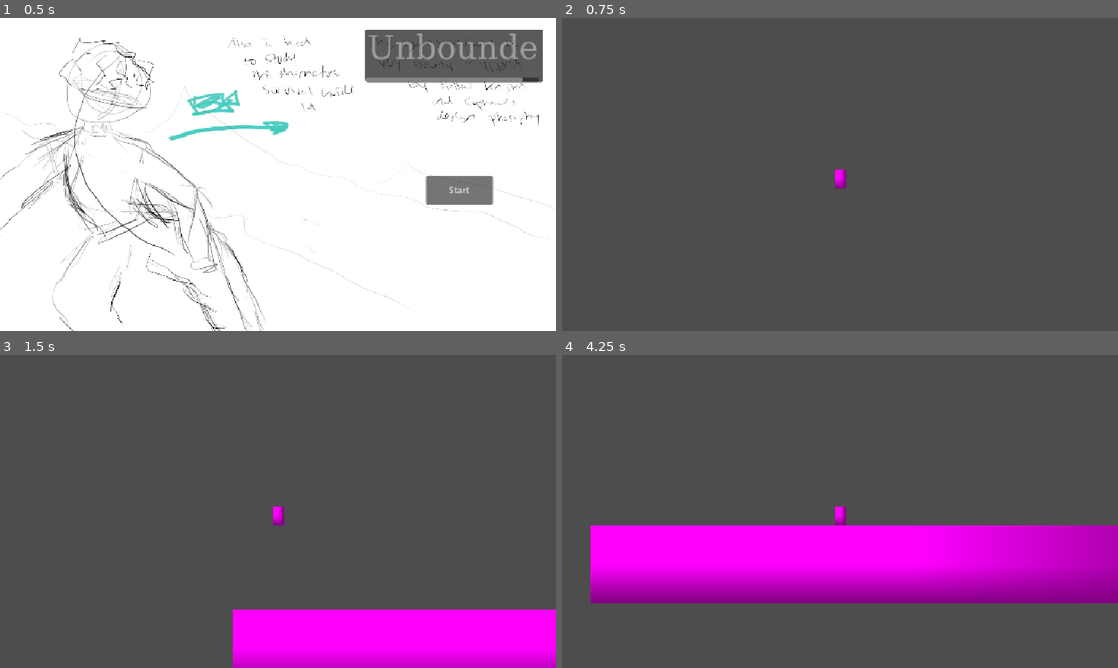
Above: before the commit, frames 1-4 (two rows, left to right).
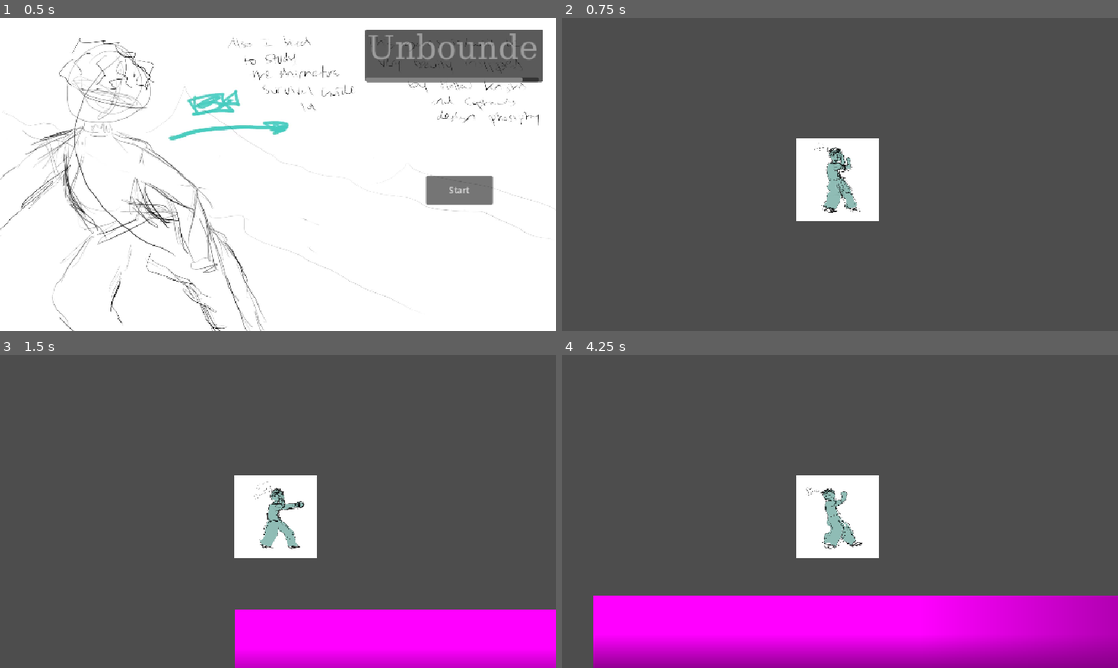
Above: after the commit, the same moments.

Repository: TheDiamondAce/Unbounded
Game: Godot game, scene res://Scene/GameMenu.tscn
Same seed, same stepped clock (60 frames per second), same inputs: the game is played once before the commit and once after it. Video files are missing from this copy of the repository; at most half a second of black plays in their place.
Inputs (mouse positions are in pixels of both pictures, inside the frame that each line leads up to):
- Up to frame 1 (0.5 s): no input
- Up to frame 2 (0.75 s): click "Start" at 0.5 s
- Up to frame 3 (1.5 s): tap Enter (ui_accept) at 1.25, 1.35 s; move the mouse to (400, 495) at 1.27 s; press the mouse at (400, 495) at 1.28 s; hold Right (ui_right) from 1.28 s (still down)
- Up to frame 4 (4.25 s): tap W (jump, bound only after the commit) at 1.52, 1.82, 2.27, 2.57, 3.77, 3.8, 4.07 s; move the mouse to (728, 527) at 2.02 s; release the mouse at (728, 527) at 2.03 s; click (728, 527) at 2.1 s; tap Down (duck, bound only after the commit) at 2.3 s; move the mouse to (895, 442) at 2.77 s; release Right (ui_right) at 2.78 s; hold Left (ui_left) 2.78-3.53 s; hold Down (duck, bound only after the commit) 2.78-3.53 s; tap Up (weave, bound only after the commit) at 3.05, 3.6 s; move the mouse to (812, 574) at 3.52 s; hold Right (ui_right) from 3.53 s (still down)

Frame 1 is identical in both runs. In frame 2, 3.9% of the frame differs, in the area x 42-57%, y 38-65%; in frame 3, 4.0%; in frame 4, 45%, in the area x 5-100%, y 38-100%.

Commit message:
made fighting controls; added animations
This version has the animations for the basic fighting controls. It is a rough draft so it looks really bad as of now but it will be better soon. Need to optimize and add more animations and also add color.

Diff:
--- a/Scene/Level_0.tscn
+++ b/Scene/Level_0.tscn
@@ -1,11 +1,10 @@
 [gd_scene load_steps=6 format=3 uid="uid://c3tn0c3rftvgt"]
 
 [ext_resource type="Script" uid="uid://g2xgxeb670ri" path="res://Script/PlayerController.gd" id="1_3l2fi"]
+[ext_resource type="SpriteFrames" uid="uid://7edxy6uay8ty" path="res://Scene/MC_Anim.tres" id="2_p6jvd"]
 
 [sub_resource type="RectangleShape2D" id="RectangleShape2D_p6jvd"]
-size = Vector2(20, 35)
-
-[sub_resource type="PlaceholderTexture2D" id="PlaceholderTexture2D_3l2fi"]
+size = Vector2(46, 120)
 
 [sub_resource type="RectangleShape2D" id="RectangleShape2D_vm4wn"]
 size = Vector2(1202.5, 141)
@@ -19,14 +18,15 @@
 
 [node name="Camera2D" type="Camera2D" parent="Rai"]
 
+[node name="Rai_Animation" type="AnimatedSprite2D" parent="Rai"]
+position = Vector2(-5, 9)
+scale = Vector2(0.15, 0.15)
+sprite_frames = ExtResource("2_p6jvd")
+animation = &"duck"
+
 [node name="temp" type="CollisionShape2D" parent="Rai"]
-position = Vector2(0, 7.5)
+position = Vector2(-5, 9)
 shape = SubResource("RectangleShape2D_p6jvd")
-
-[node name="Sprite2D" type="Sprite2D" parent="Rai/temp"]
-position = Vector2(0.125, 1.90735e-06)
-scale = Vector2(19.75, 35)
-texture = SubResource("PlaceholderTexture2D_3l2fi")
 
 [node name="StaticBody2D" type="StaticBody2D" parent="."]
 
--- /dev/null
+++ b/Scene/MC_Anim.tres
@@ -0,0 +1,59 @@
+[gd_resource type="SpriteFrames" load_steps=7 format=3 uid="uid://7edxy6uay8ty"]
+
+[ext_resource type="Texture2D" uid="uid://ddeb61mn6ss60" path="res://Rai/Rai_Duck_Left.png" id="1_woupi"]
+[ext_resource type="Texture2D" uid="uid://l4i6k4oty3ov" path="res://Rai/Rai_Hook.png" id="2_mpqvv"]
+[ext_resource type="Texture2D" uid="uid://b0ktsceic86gg" path="res://Rai/Rai_Idle_Fighting.png" id="3_hj8ti"]
+[ext_resource type="Texture2D" uid="uid://o6e1345kow81" path="res://Rai/Untitled_Artwork 3.png" id="4_wpk2c"]
+[ext_resource type="Texture2D" uid="uid://dty5t2uruli61" path="res://Rai/Rai_Straight_Punch.png" id="5_m1iy8"]
+[ext_resource type="Texture2D" uid="uid://b3pnkfb060y03" path="res://Rai/Rai_Weave 3.png" id="6_qful5"]
+
+[resource]
+animations = [{
+"frames": [{
+"duration": 1.5,
+"texture": ExtResource("1_woupi")
+}],
+"loop": true,
+"name": &"duck",
+"speed": 1.0
+}, {
+"frames": [{
+"duration": 4.0,
+"texture": ExtResource("2_mpqvv")
+}],
+"loop": true,
+"name": &"hook",
+"speed": 1.0
+}, {
+"frames": [{
+"duration": 1.0,
+"texture": ExtResource("3_hj8ti")
+}],
+"loop": true,
+"name": &"idle",
+"speed": 5.0
+}, {
+"frames": [{
+"duration": 2.0,
+"texture": ExtResource("4_wpk2c")
+}],
+"loop": true,
+"name": &"kick",
+"speed": 1.0
+}, {
+"frames": [{
+"duration": 1.0,
+"texture": ExtResource("5_m1iy8")
+}],
+"loop": true,
+"name": &"punch",
+"speed": 1.0
+}, {
+"frames": [{
+"duration": 1.5,
+"texture": ExtResource("6_qful5")
+}],
+"loop": true,
+"name": &"weave",
+"speed": 5.0
+}]
--- a/Script/PlayerController.gd
+++ b/Script/PlayerController.gd
@@ -3,6 +3,7 @@
 
 const SPEED = 300.0
 const JUMP_VELOCITY = -400.0
+@onready var animSprite = $Rai_Animation
 
 
 func _physics_process(delta: float) -> void:
@@ -10,9 +11,12 @@
 	if not is_on_floor():
 		velocity += get_gravity() * delta
 
+	_animation()
+
 	# Handle jump.
-	if Input.is_action_just_pressed("ui_accept") and is_on_floor():
+	if Input.is_action_just_pressed("jump") and is_on_floor():
 		velocity.y = JUMP_VELOCITY
+
 
 	# Get the input direction and handle the movement/deceleration.
 	# As good practice, you should replace UI actions with custom gameplay actions.
@@ -22,4 +26,21 @@
 	else:
 		velocity.x = move_toward(velocity.x, 0, SPEED)
 
+
+func _animation() -> void:
+	if Input.is_action_pressed("duck") and is_on_floor():
+		animSprite.play("duck")
+	if Input.is_action_just_pressed("attack"):
+		animSprite.play("punch")
+	if Input.is_action_pressed("attack") && Input.is_action_pressed("duck"):
+		animSprite.play("hook")
+	if Input.is_action_pressed("weave"):
+		animSprite.play("weave")
+
+	if Input.is_action_pressed("attack") && Input.is_action_pressed("weave"):
+		animSprite.play("kick")
+	if !Input.is_anything_pressed():
+		animSprite.play("idle")
+
+
 	move_and_slide()
--- a/Script/StartScreen.gd
+++ b/Script/StartScreen.gd
@@ -15,7 +15,9 @@
 
 # Called every frame. 'delta' is the elapsed time since the previous frame.
 func _process(delta: float) -> void:
-	pass
+		if Input.is_action_just_pressed("ui_accept"):
+			get_tree().change_scene_to_packed(level0)
+		pass
 
 
 func _on_button_pressed() -> void:
@@ -28,6 +30,7 @@
 	pass # Replace with function body.
 
 
+
 func _on_finished() -> void:
 	get_tree().change_scene_to_packed(level0)
 	pass # Replace with function body.
--- a/project.godot
+++ b/project.godot
@@ -29,6 +29,79 @@
 
 enabled=PackedStringArray("res://addons/godot_super-wakatime/plugin.cfg")
 
+[input]
+
+ui_left={
+"deadzone": 0.5,
+"events": [Object(InputEventKey,"resource_local_to_scene":false,"resource_name":"","device":0,"window_id":0,"alt_pressed":false,"shift_pressed":false,"ctrl_pressed":false,"meta_pressed":false,"pressed":false,"keycode":4194319,"physical_keycode":0,"key_label":0,"unicode":0,"location":0,"echo":false,"script":null)
+, Object(InputEventJoypadButton,"resource_local_to_scene":false,"resource_name":"","device":0,"button_index":13,"pressure":0.0,"pressed":false,"script":null)
+, Object(InputEventJoypadMotion,"resource_local_to_scene":false,"resource_name":"","device":0,"axis":0,"axis_value":-1.0,"script":null)
+, Object(InputEventKey,"resource_local_to_scene":false,"resource_name":"","device":-1,"window_id":0,"alt_pressed":false,"shift_pressed":false,"ctrl_pressed":false,"meta_pressed":false,"pressed":false,"keycode":0,"physical_keycode":65,"key_label":0,"unicode":97,"location":0,"echo":false,"script":null)
+]
+}
+ui_right={
+"deadzone": 0.5,
+"events": [Object(InputEventKey,"resource_local_to_scene":false,"resource_name":"","device":0,"window_id":0,"alt_pressed":false,"shift_pressed":false,"ctrl_pressed":false,"meta_pressed":false,"pressed":false,"keycode":4194321,"physical_keycode":0,"key_label":0,"unicode":0,"location":0,"echo":false,"script":null)
+, Object(InputEventJoypadButton,"resource_local_to_scene":false,"resource_name":"","device":0,"button_index":14,"pressure":0.0,"pressed":false,"script":null)
+, Object(InputEventJoypadMotion,"resource_local_to_scene":false,"resource_name":"","device":0,"axis":0,"axis_value":1.0,"script":null)
+, Object(InputEventKey,"resource_local_to_scene":false,"resource_name":"","device":-1,"window_id":0,"alt_pressed":false,"shift_pressed":false,"ctrl_pressed":false,"meta_pressed":false,"pressed":false,"keycode":0,"physical_keycode":68,"key_label":0,"unicode":100,"location":0,"echo":false,"script":null)
+]
+}
+ui_up={
+"deadzone": 0.5,
+"events": [Object(InputEventKey,"resource_local_to_scene":false,"resource_name":"","device":0,"window_id":0,"alt_pressed":false,"shift_pressed":false,"ctrl_pressed":false,"meta_pressed":false,"pressed":false,"keycode":4194320,"physical_keycode":0,"key_label":0,"unicode":0,"location":0,"echo":false,"script":null)
+, Object(InputEventJoypadButton,"resource_local_to_scene":false,"resource_name":"","device":0,"button_index":11,"pressure":0.0,"pressed":false,"script":null)
+, Object(InputEventJoypadMotion,"resource_local_to_scene":false,"resource_name":"","device":0,"axis":1,"axis_value":-1.0,"script":null)
+, Object(InputEventKey,"resource_local_to_scene":false,"resource_name":"","device":-1,"window_id":0,"alt_pressed":false,"shift_pressed":false,"ctrl_pressed":false,"meta_pressed":false,"pressed":false,"keycode":0,"physical_keycode":87,"key_label":0,"unicode":119,"location":0,"echo":false,"script":null)
+]
+}
+ui_down={
+"deadzone": 0.5,
+"events": [Object(InputEventKey,"resource_local_to_scene":false,"resource_name":"","device":0,"window_id":0,"alt_pressed":false,"shift_pressed":false,"ctrl_pressed":false,"meta_pressed":false,"pressed":false,"keycode":4194322,"physical_keycode":0,"key_label":0,"unicode":0,"location":0,"echo":false,"script":null)
+, Object(InputEventJoypadButton,"resource_local_to_scene":false,"resource_name":"","device":0,"button_index":12,"pressure":0.0,"pressed":false,"script":null)
+, Object(InputEventJoypadMotion,"resource_local_to_scene":false,"resource_name":"","device":0,"axis":1,"axis_value":1.0,"script":null)
+, Object(InputEventKey,"resource_local_to_scene":false,"resource_name":"","device":-1,"window_id":0,"alt_pressed":false,"shift_pressed":false,"ctrl_pressed":false,"meta_pressed":false,"pressed":false,"keycode":0,"physical_keycode":83,"key_label":0,"unicode":115,"location":0,"echo":false,"script":null)
+]
+}
+duck={
+"deadzone": 0.2,
+"events": [Object(InputEventKey,"resource_local_to_scene":false,"resource_name":"","device":-1,"window_id":0,"alt_pressed":false,"shift_pressed":false,"ctrl_pressed":false,"meta_pressed":false,"pressed":false,"keycode":0,"physical_keycode":4194322,"key_label":0,"unicode":0,"location":0,"echo":false,"script":null)
+, Object(InputEventKey,"resource_local_to_scene":false,"resource_name":"","device":-1,"window_id":0,"alt_pressed":false,"shift_pressed":false,"ctrl_pressed":false,"meta_pressed":false,"pressed":false,"keycode":0,"physical_keycode":83,"key_label":0,"unicode":115,"location":0,"echo":false,"script":null)
+, Object(InputEventMouseButton,"resource_local_to_scene":false,"resource_name":"","device":-1,"window_id":0,"alt_pressed":false,"shift_pressed":false,"ctrl_pressed":false,"meta_pressed":false,"button_mask":2,"position":Vector2(710, 42),"global_position":Vector2(729, 138),"factor":1.0,"button_index":2,"canceled":false,"pressed":true,"double_click":false,"script":null)
+]
+}
+left={
+"deadzone": 0.2,
+"events": [Object(InputEventKey,"resource_local_to_scene":false,"resource_name":"","device":-1,"window_id":0,"alt_pressed":false,"shift_pressed":false,"ctrl_pressed":false,"meta_pressed":false,"pressed":false,"keycode":0,"physical_keycode":65,"key_label":0,"unicode":97,"location":0,"echo":false,"script":null)
+]
+}
+right={
+"deadzone": 0.2,
+"events": [Object(InputEventKey,"resource_local_to_scene":false,"resource_name":"","device":-1,"window_id":0,"alt_pressed":false,"shift_pressed":false,"ctrl_pressed":false,"meta_pressed":false,"pressed":false,"keycode":0,"physical_keycode":68,"key_label":0,"unicode":100,"location":0,"echo":false,"script":null)
+]
+}
+jump={
+"deadzone": 0.2,
+"events": [Object(InputEventKey,"resource_local_to_scene":false,"resource_name":"","device":-1,"window_id":0,"alt_pressed":false,"shift_pressed":false,"ctrl_pressed":false,"meta_pressed":false,"pressed":false,"keycode":0,"physical_keycode":87,"key_label":0,"unicode":119,"location":0,"echo":false,"script":null)
+, Object(InputEventKey,"resource_local_to_scene":false,"resource_name":"","device":-1,"window_id":0,"alt_pressed":false,"shift_pressed":false,"ctrl_pressed":false,"meta_pressed":false,"pressed":false,"keycode":0,"physical_keycode":32,"key_label":0,"unicode":32,"location":0,"echo":false,"script":null)
+]
+}
+attack={
+"deadzone": 0.2,
+"events": [Object(InputEventMouseButton,"resource_local_to_scene":false,"resource_name":"","device":-1,"window_id":0,"alt_pressed":false,"shift_pressed":false,"ctrl_pressed":false,"meta_pressed":false,"button_mask":1,"position":Vector2(447, 34),"global_position":Vector2(466, 130),"factor":1.0,"button_index":1,"canceled":false,"pressed":true,"double_click":false,"script":null)
+]
+}
+ui_skip={
+"deadzone": 0.2,
+"events": [Object(InputEventKey,"resource_local_to_scene":false,"resource_name":"","device":-1,"window_id":0,"alt_pressed":false,"shift_pressed":false,"ctrl_pressed":false,"meta_pressed":false,"pressed":false,"keycode":0,"physical_keycode":80,"key_label":0,"unicode":112,"location":0,"echo":false,"script":null)
+]
+}
+weave={
+"deadzone": 0.2,
+"events": [Object(InputEventKey,"resource_local_to_scene":false,"resource_name":"","device":-1,"window_id":0,"alt_pressed":false,"shift_pressed":false,"ctrl_pressed":false,"meta_pressed":false,"pressed":false,"keycode":0,"physical_keycode":4194320,"key_label":0,"unicode":0,"location":0,"echo":false,"script":null)
+]
+}
+
 [rendering]
 
 renderer/rendering_method="gl_compatibility"
Binary file added: Rai/Rai_Duck_Left.png
Not shown, added: Rai/Rai_Duck_Left.png.import
Binary file added: Rai/Rai_Hook.png
Not shown, added: Rai/Rai_Hook.png.import
Binary file added: Rai/Rai_Idle_Fighting.png
Not shown, added: Rai/Rai_Idle_Fighting.png.import
Binary file added: Rai/Rai_Straight_Punch.png
Not shown, added: Rai/Rai_Straight_Punch.png.import
Binary file added: Rai/Rai_Weave 3.png
Not shown, added: Rai/Rai_Weave 3.png.import
Binary file added: Rai/Untitled_Artwork 3.png
Not shown, added: Rai/Untitled_Artwork 3.png.import
(and 10 more such lines)
